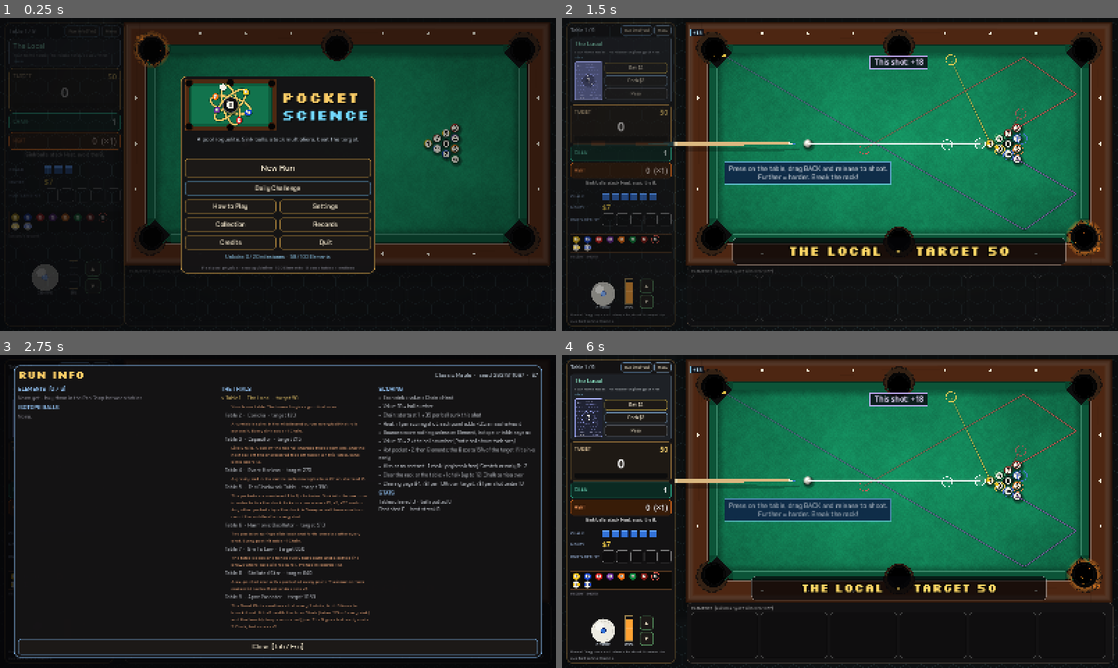
Above: before the commit, frames 1-4 (two rows, left to right).
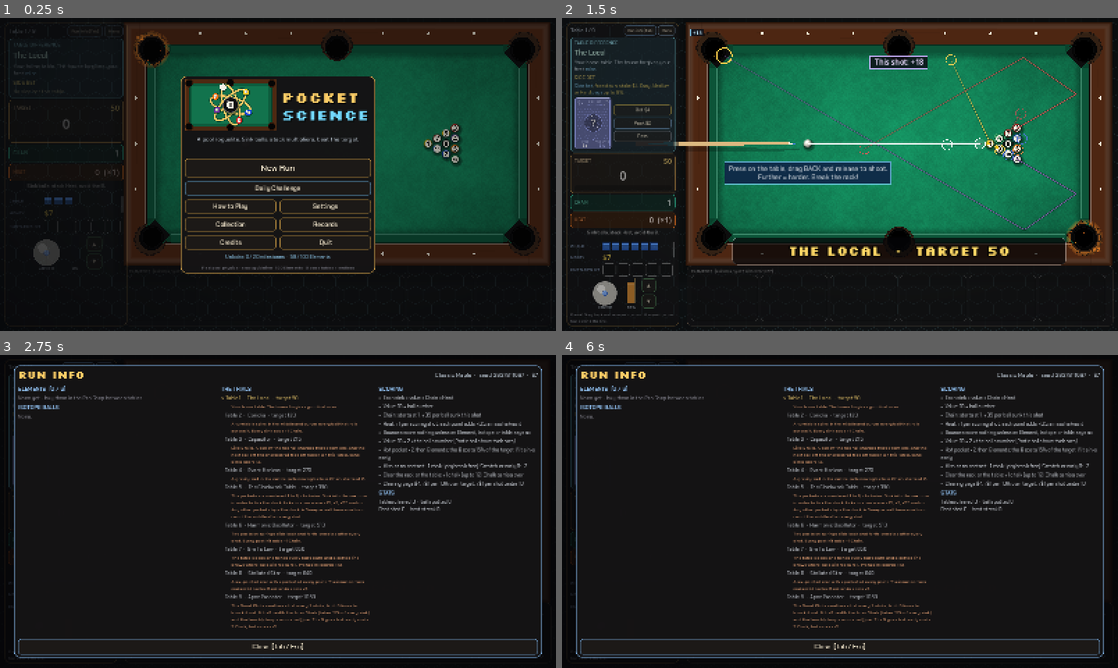
Above: after the commit, the same moments.

Repository: jordanbenjaminmitchell/pocket-science
Game: Godot game, scene res://main.tscn
Same seed, same stepped clock (60 frames per second), same inputs: the game is played once before the commit and once after it.
Inputs:
- Up to frame 1 (0.25 s): no input
- Up to frame 2 (1.5 s): click "New Run" at 0.5 s; click "Choose" at 1.25 s
- Up to frame 3 (2.75 s): click "Run info [Tab]" at 2 s
- Up to frame 4 (6 s): click "Bet $4" at 2.75 s; click "Peek $2" at 3.5 s; click "Pass" at 4.25 s; click "▲" at 5 s; click "▼" at 5.75 s

The runs differ from the first frame. In frame 1, 1.9% of the frame differs, in the area x 1-23%, y 3-88%; in frame 2, 5.0%; in frame 3, 0.2%; in frame 4, 62%, in the area x 0-100%, y 1-100%.

Commit message:
Fix Clockwork prediction and enlarge table HUD

Diff:
--- a/src/main.gd
+++ b/src/main.gd
@@ -110,6 +110,7 @@
 var flags_label: Label
 var log_label: Label
 var left_panel: Control
+var desktop_ctrl: HBoxContainer
 var lbl_bounty: RichTextLabel
 var heat_fire: FireFx
 var heat_title: Label
@@ -208,7 +209,8 @@
 		return
 	if run.bounty == "":
 		# No side bet this table (you couldn't afford one): hide last table's card.
-		lbl_bounty.visible = false
+		lbl_bounty.text = "No side bet this table"
+		lbl_bounty.visible = true
 		for c in bet_row.get_children():
 			bet_row.remove_child(c)
 			c.queue_free()
@@ -216,27 +218,24 @@
 		_hide_bet_zoom()
 		return
 	var bt: Dictionary = Catalog.BOUNTIES[run.bounty]
+	var goal := BetCard.bet_text(run.bounty, run.target())
 	# A bet you have taken is always shown: you need to know what you are playing for.
 	var known: bool = run.bet_peeked or run.bet_state == "taken" or run.bet_state == "won" or run.bet_state == "passed" and run.shots_taken > 0
-	var what: String = bt.name if known else "face down"
+	var what: String = goal if known else "face down"
 	var line := ""
 	match run.bet_state:
 		"offer":
 			line = "Side bet (%s): stake $%d, a %s bet pays $%d" % [what, run.bet_stake(), Catalog.BET_TIERS[int(bt.tier)] if kn …(241 unchanged characters)…
 		"taken":
-			line = "Side bet: %s. $%d riding (%s), pays $%d" % [bt.name, run.bet_stake(), Catalog.BET_TIERS[int(bt.tier)], run.bounty_reward()]
+			line = "Side bet: %s. $%d riding (%s), pays $%d" % [goal, run.bet_stake(), Catalog.BET_TIERS[int(bt.tier)], run.bounty_reward()]
 		"won":
-			line = "Side bet WON: %s" % bt.name
+			line = "Side bet WON: %s" % goal
 		_:
-			line = "Side bet passed: it was \"%s\"" % bt.name if run.shots_taken > 0 else "Side bet passed"
-	var bb := Glossary.link(line)
-	if known:
-		for term in bt.terms:
-			bb += "\n[color=#9fb4c8]%s: %s[/color]" % [Glossary.title(term), Glossary.sentence(term)]
-	lbl_bounty.text = bb
+			line = "Side bet passed: it was \"%s\"" % goal if run.shots_taken > 0 else "Side bet passed"
 	lbl_bounty.add_theme_color_override("default_color", Color(0.5, 1.0, 0.6) if run.bet_state == "won" else Color(1.0, 0.85, 0.35))
-	# The bet is a playing card; its wording, stake and payout are all on it.
-	lbl_bounty.visible = false
+	# Keep the goal readable throughout the table, even when the card is small.
+	lbl_bounty.text = Glossary.link(line)
+	lbl_bounty.visible = true
 	for c in bet_row.get_children():
 		bet_row.remove_child(c)
 		c.queue_free()
@@ -290,7 +289,7 @@
 		col.add_child(b)
 
 
-const BET_CARD_SCALE := 0.5
+const BET_CARD_SCALE := 0.65
 var bet_zoom: Control
 
 
@@ -1329,6 +1328,9 @@
 	fc_paths = {}
 	fc_times = {}
 	fc_dirs = {}
+	if run.current().id == "elements":
+		fc_complete = false
+		view.forecast_paths = []
 	view.forecast_text = ""
 	view.sink_tags = []
 	_step_forecast()
@@ -1936,7 +1938,7 @@
 ## Paths are drawn with the all-balls option and on tables that bend a ball's
 ## path, since a straight guideline alone would mislead there.
 func _show_paths() -> bool:
-	return state == S.HOLD or plan_lock or settings.guide_lines == 1 or sim.tilt != Vector2.ZERO or sim.well_strength != 0.0
+	return state == S.HOLD or plan_lock or settings.guide_lines == 1 or sim.tilt != Vector2.ZERO or sim.well_strength != 0.0 or run.current().id == "elements"
 
 
 func _forecast_wanted() -> bool:
@@ -1949,10 +1951,13 @@
 	fc_sim.first_boost = run.first_boost(_current_power())
 	fc_sim.strike(aim_dir, _speed(_current_power()) * run.power_mult(is_break), _shot_follow(), _shot_side())
 	# Bent tables only need the opening curve; the full picture is the option or Perk.
-	fc_limit = 30.0 if settings.guide_lines == 1 or plan_lock or settings.score_preview else 2.5
+	fc_limit = 30.0 if settings.guide_lines == 1 or plan_lock or settings.score_preview or run.current().id == "elements" else 2.5
 	fc_paths = {}
 	fc_times = {}
 	fc_dirs = {}
+	if run.current().id == "elements":
+		fc_complete = false
+		view.forecast_paths = []
 	view.forecast_text = ""
 	view.sink_tags = []
 	_step_forecast()
@@ -1987,7 +1992,7 @@
 			if done and fc_sim.alive[i] == 1:
 				fc_paths[i].append(fc_sim.pos[i])
 			var c := Color(1, 1, 1) if n == 0 else Catalog.ball_color(n)
-			out.append({"points": fc_paths[i], "color": c if n == 8 else c.lightened(0.25), "halo": Color(1, 1, 1) if n == 8 else Color(0, 0, 0),
+			out.append({"points": fc_paths[i], "number": n, "color": c if n == 8 else c.lightened(0.25), "halo": Color(1, 1, 1) if n == 8 else Color(0, 0, 0),
 				"end": done and fc_sim.alive[i] == 1, "potted": fc_sim.alive[i] == 0})
 	# The last finished prediction stays up while the next is worked out, so the
 	# lines never shrink back to stubs while you aim; partial ones show only at first.
@@ -3145,6 +3150,7 @@
 func _sync_touch_ui() -> void:
 	var t := settings.touch_mode
 	touch_box.visible = t
+	desktop_ctrl.visible = not t
 	log_title.visible = not t
 	log_label.visible = not t
 	lbl_hint.visible = not t
@@ -3201,15 +3207,18 @@
 	round_row.add_child(menu_btn)
 
 	var labbox := PanelContainer.new()
-	labbox.add_theme_stylebox_override("panel", _style(Color(0.12, 0.13, 0.15), Color(0.25, 0.3, 0.35), 1, 8))
+	labbox.add_theme_stylebox_override("panel", _style(Color(0.1, 0.17, 0.2), Color(0.45, 0.82, 0.88), 2, 8))
 	lv.add_child(labbox)
 	var labv := VBoxContainer.new()
+	labv.add_theme_constant_override("separation", 6)
 	labbox.add_child(labv)
-	lbl_lab = _label("Standard Felt", 20, Color(0.6, 1.0, 0.85))
+	labv.add_child(_label("TABLE DIFFERENCE", 15, Color(0.65, 0.95, 1.0), F_SEMI))
+	lbl_lab = _label("Standard Felt", 22, Color(0.85, 1.0, 0.92), F_SEMI)
 	labv.add_child(lbl_lab)
-	lbl_rule = _term_text("", 13, Color(0.75, 0.78, 0.8), 290.0)
+	lbl_rule = _term_text("", 16, Color(0.94, 0.97, 1.0), 290.0)
 	labv.add_child(lbl_rule)
-	lbl_bounty = _term_text("", 13, Color(1.0, 0.85, 0.35), 290.0)
+	labv.add_child(_label("SIDE BET", 15, Color(1.0, 0.85, 0.4), F_SEMI))
+	lbl_bounty = _term_text("", 15, Color(1.0, 0.91, 0.65), 290.0)
 	labv.add_child(lbl_bounty)
 	bet_row = HBoxContainer.new()
 	bet_row.add_theme_constant_override("separation", 6)
@@ -3253,10 +3262,19 @@
 	lbl_line.custom_minimum_size = Vector2(290, 32)
 	lv.add_child(lbl_line)
 
+	var detail_scroll := ScrollContainer.new()
+	detail_scroll.horizontal_scroll_mode = ScrollContainer.SCROLL_MODE_DISABLED
+	detail_scroll.size_flags_vertical = Control.SIZE_EXPAND_FILL
+	detail_scroll.custom_minimum_size = Vector2(0, 110)
+	lv.add_child(detail_scroll)
+	var details := VBoxContainer.new()
+	details.add_theme_constant_override("separation", 6)
+	details.size_flags_horizontal = Control.SIZE_EXPAND_FILL
+	detail_scroll.add_child(details)
 	var stats := GridContainer.new()
 	stats.columns = 2
 	stats.add_theme_constant_override("h_separation", 10)
-	lv.add_child(stats)
+	details.add_child(stats)
 	var chalk_title := _label("CHALK", 13, Color(0.6, 0.7, 0.85))
 	_make_term(chalk_title, "chalk")
 	stats.add_child(chalk_title)
@@ -3276,18 +3294,18 @@
 	flags_label = _label("", 13, Color(0.5, 0.8, 1.0))
 	flags_label.autowrap_mode = TextServer.AUTOWRAP_WORD_SMART
 	flags_label.custom_minimum_size = Vector2(290, 0)
-	lv.add_child(flags_label)
+	details.add_child(flags_label)
 	tray = BallTray.new()
 	tray.font = F_NUM
-	lv.add_child(tray)
+	details.add_child(tray)
 	log_title = _label("RECENT SHOTS", 12, Color(0.5, 0.5, 0.55))
-	lv.add_child(log_title)
+	details.add_child(log_title)
 	log_label = _label("", 13, Color(0.8, 0.82, 0.85), F_REG)
 	log_label.custom_minimum_size = Vector2(290, 52)
-	lv.add_child(log_label)
-	_build_touch_controls(lv)
+	details.add_child(log_label)
 
 	var ctrl := HBoxContainer.new()
+	desktop_ctrl = ctrl
 	ctrl.alignment = BoxContainer.ALIGNMENT_CENTER
 	ctrl.add_theme_constant_override("separation", 14)
 	lv.add_child(ctrl)
@@ -3314,6 +3332,7 @@
 		pbox.add_child(pb)
 		if d > 0:
 			power_up_btn = pb
+	_build_touch_controls(lv)
 
 	var filler := Control.new()
 	filler.size_flags_vertical = Control.SIZE_EXPAND_FILL
@@ -3450,6 +3469,7 @@
 	lbl_lab.text = Catalog.BOSSES[t.id].name
 	lbl_rule.text = Glossary.link(Catalog.BOSSES[t.id].desc)
 	lbl_rule.visible = true
+	view.forecast_authoritative = t.id == "elements"
 	lbl_boss.visible = false
 	lbl_target.text = str(run.target())
 	_refresh_bet()
--- a/src/view/table_view.gd
+++ b/src/view/table_view.gd
@@ -26,6 +26,7 @@
 
 # Aim / guideline state, fed by Main.
 var show_guide := false
+var forecast_authoritative := false # moving-obstacle tables use the physics path, not a geometric pot promise
 var guide := {}
 var forecast_paths: Array = []
 var forecast_text := ""        # Second Sight's preview of the whole shot
@@ -814,7 +815,8 @@
 			if path.get("end", false):
 				o.draw_arc(endp, R, 0, TAU, 24, Color(col, 0.85), 2.0)
 			elif path.get("potted", false):
-				o.draw_circle(endp, 5.0, Color(1.0, 0.85, 0.3, 0.9))
+				var pot_color := Color(1.0, 0.3, 0.25) if int(path.get("number", -1)) == 0 else _pot_color()
+				o.draw_arc(endp, R + 7.0, 0, TAU, 32, pot_color, 3.5)
 	if placing:
 		var col := Color(1, 1, 1, 0.55) if place_ok else Color(1, 0.3, 0.3, 0.6)
 		var prr := place_radius if place_radius > 0.0 else R
@@ -877,6 +879,8 @@
 		o.draw_rect(fr, Color(0.05, 0.05, 0.08, 0.85), true)
 		o.draw_rect(fr, Color(0.8, 0.7, 1.0, 0.9), false, 2.0)
 		_txt(o, fr.get_center(), forecast_text, Color(0.92, 0.86, 1.0), 20)
+	if forecast_authoritative:
+		return
 	var glow := Color(1, 1, 1, 0.12)
 	var line := Color(1, 1, 1, 0.92)
 	var aim: PackedVector2Array = guide.aim
--- /dev/null
+++ b/tests/test_clockwork_prediction.gd
@@ -0,0 +1,44 @@
+extends SceneTree
+## Clockwork must show the full physics forecast instead of a geometric pot claim.
+
+var failures := 0
+
+func check(ok: bool, message: String) -> void:
+	print("  ", "ok  " if ok else "FAIL ", message)
+	if not ok:
+		failures += 1
+
+func _initialize() -> void:
+	call_deferred("_go")
+
+func _go() -> void:
+	var game: Node = load("res://main.tscn").instantiate()
+	root.add_child(game)
+	for i in 3:
+		await process_frame
+	game._new_run()
+	game.run.table_index = 4
+	game.run.begin_table()
+	game._setup_table()
+	game._enter_aim()
+	check(game.run.current().id == "elements", "Clockwork table is active")
+	check(game.view.forecast_authoritative and game._show_paths(), "Clockwork uses physics paths as its visible prediction")
+	game.aim_dir = (Rack.FOOT - game.sim.pos[0]).normalized()
+	game.power = 0.55
+	var truth: PoolSim = game.sim.clone()
+	truth.first_boost = game.run.first_boost(game._current_power())
+	truth.strike(game.aim_dir, game._speed(game._current_power()) * game.run.power_mult(game.is_break), game._shot_follow(), game._shot_side())
+	truth.settle()
+	game._compute_forecast()
+	check(game.fc_limit == 30.0, "Clockwork forecasts through the full shot")
+	var frames := 0
+	while game.fc_sim != null and frames < 600:
+		await process_frame
+		frames += 1
+	check(game.fc_sim == null and not game.view.forecast_paths.is_empty(), "Clockwork completes and draws its forecast")
+	var cue := truth.index_of(0)
+	if truth.alive[cue] == 1 and game.fc_paths.has(cue):
+		var points: PackedVector2Array = game.fc_paths[cue]
+		check(points[points.size() - 1].distance_to(truth.pos[cue]) < 1.0, "forecast cue path ends where the real simulation does")
+	print("clockwork prediction tests: %d failures" % failures)
+	quit(1 if failures else 0)
Not shown, added: tests/test_clockwork_prediction.gd.uid
